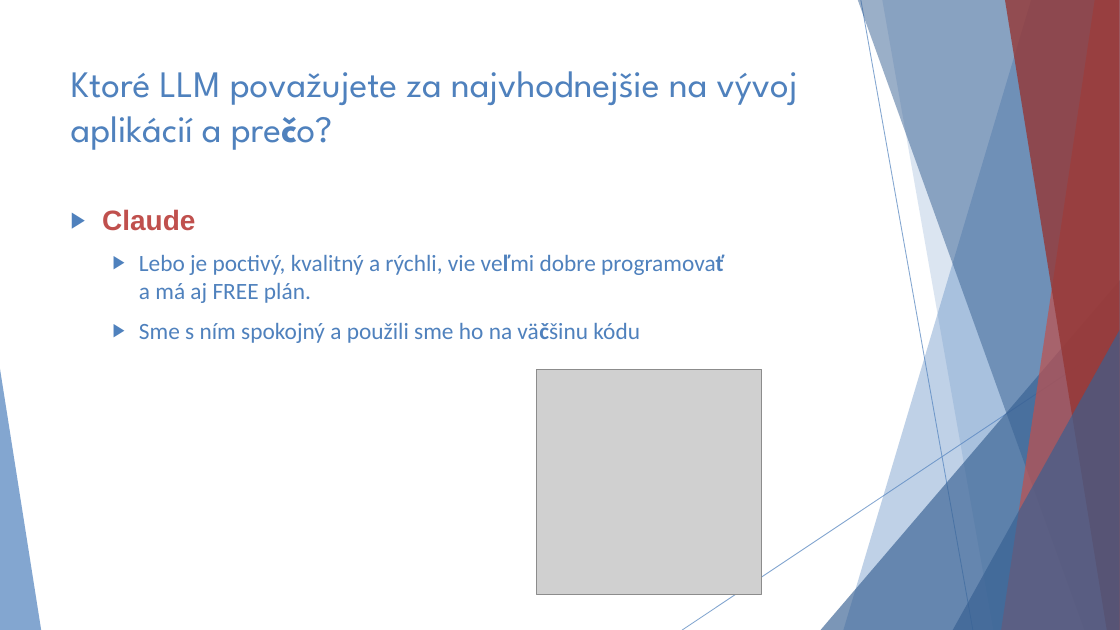
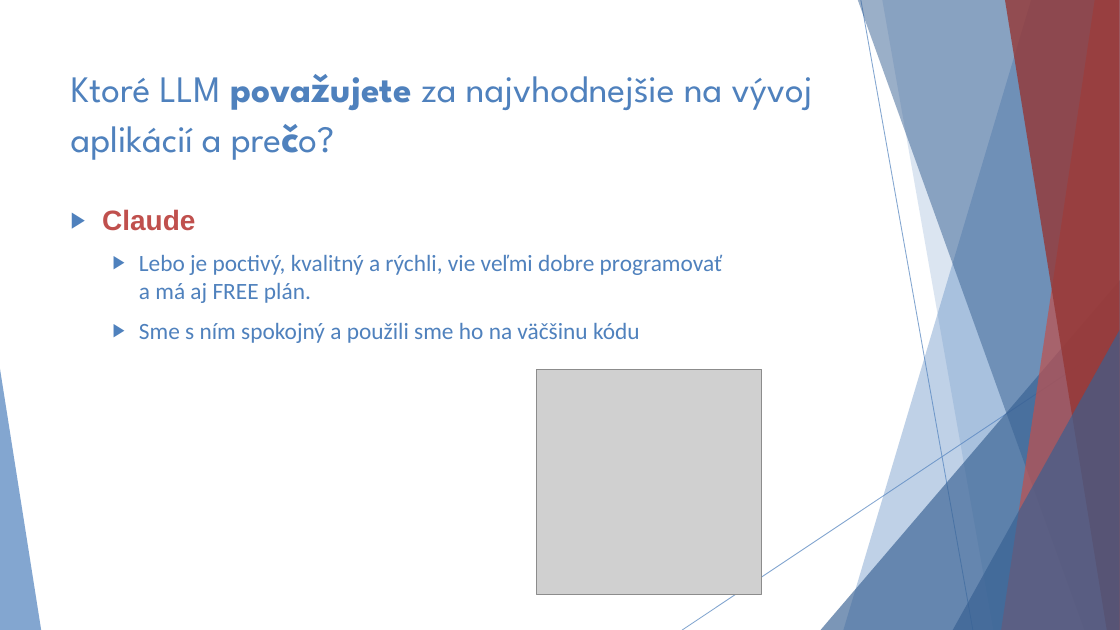
Before and after one commit to Matus49/Meteorological_project, a slide deck: slide 12 of OmniSense.odp. Drawn at 1120x630 pixels with LibreOffice and Linux fonts; fonts in the diff are those of the drawing; grey boxes stand for pictures. Boxes give left, top, right and bottom in pixels: in the first picture for what was removed or moved away, otherwise in the second. Text is boxed around its words. In the diff, an @@ line names an element or a change of style, - is before the commit and + after.

```diff
--- a/OmniSense.odp
+++ b/OmniSense.odp
@@ title "Ktoré LLM považujete za najvhodnejšie ..." at box(71, 76, 813, 160): size 32 to 36 pt in "považujete prečo?"; bold on in "považujete" @@
@@ text at box(139, 254, 722, 343): bold off in "veľmi programovať", "väčšinu" @@
```
Also in this commit, not shown: 4 slides added, 1 slide removed.
